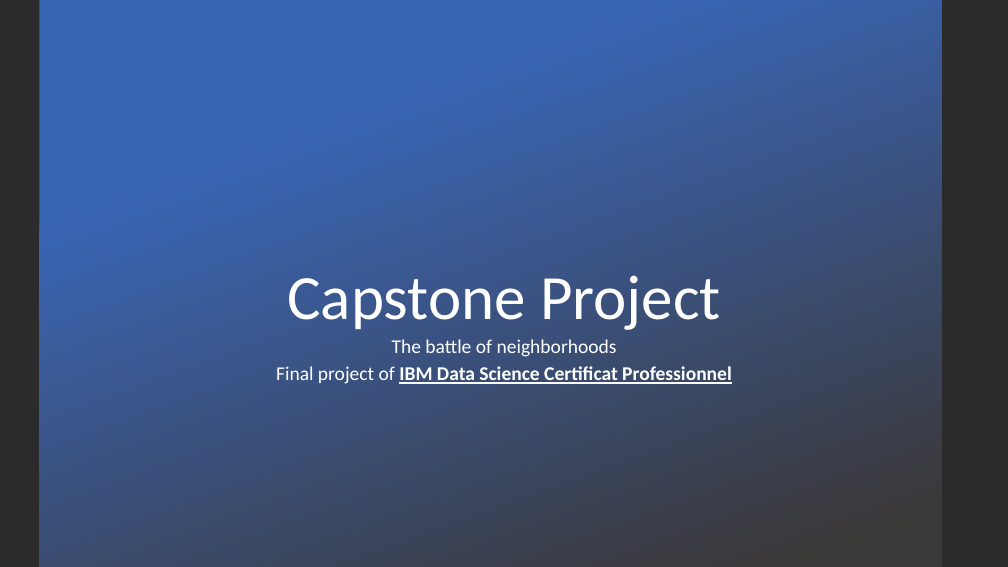
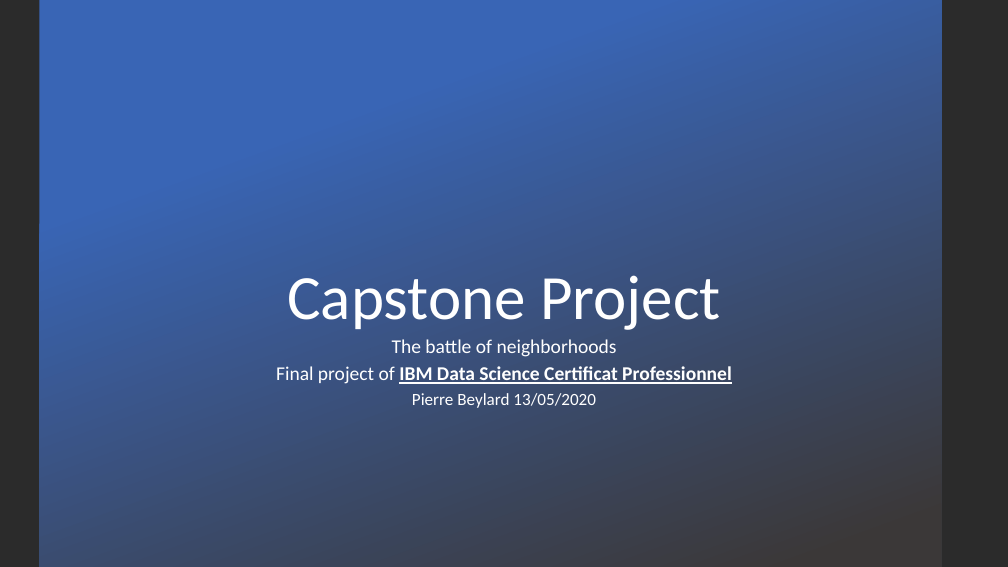
Before and after one commit to PierreBeylard/Coursera_Capstone, a slide deck: slide 1 of CapStoneProject.pptx. Drawn at 1008x567 pixels with LibreOffice and Linux fonts; fonts in the diff are those of the drawing; background and template pictures are left out; a plain dark background stands for a picture behind light text. Boxes give left, top, right and bottom in pixels: in the first picture for what was removed or moved away, otherwise in the second. Text is boxed around its words. In the diff, an @@ line names an element or a change of style, - is before the commit and + after.

Commit message:
deletion of useless slides and grammar corrections

```diff
--- a/CapStoneProject.pptx
+++ b/CapStoneProject.pptx
@@ subtitle at box(412, 393, 596, 408): paragraph added @@
+Pierre Beylard 13/05/2020
```
Also in this commit, not shown: 4 other slides changed, 5 slides removed.
